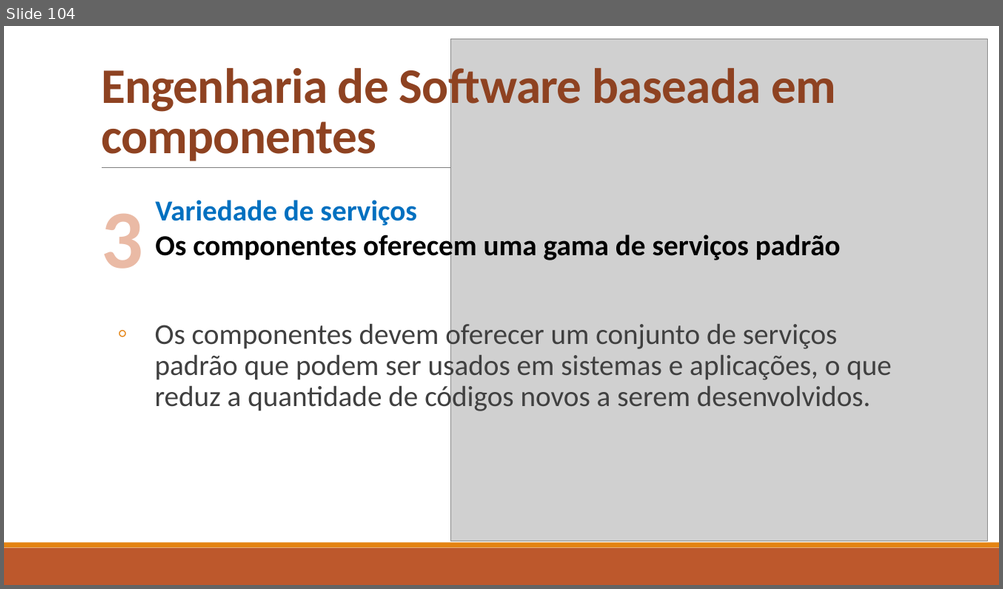
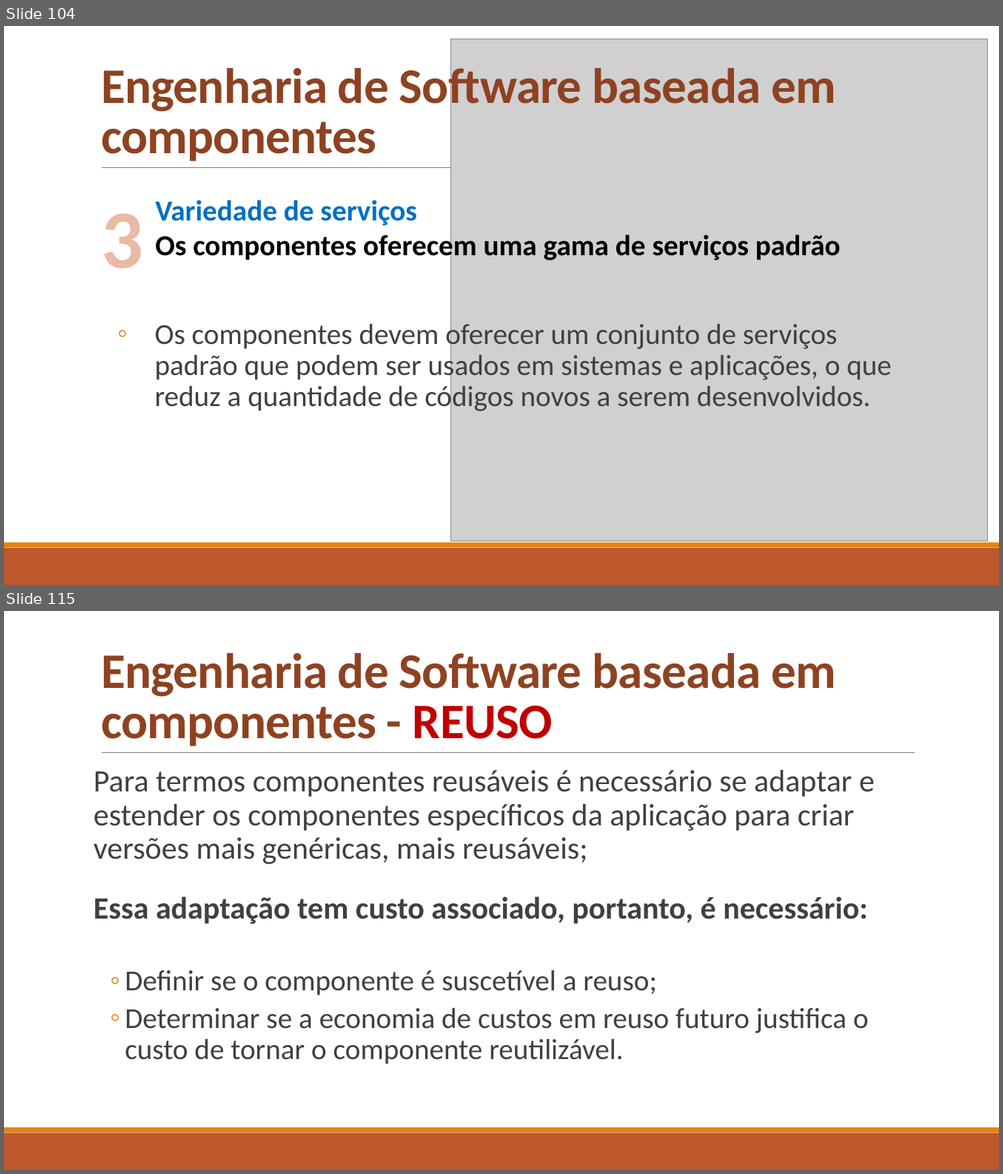
Before and after one commit to celsofurtado/reuso, a slide deck: Reuso de Software e Componentes.pptx. Shown one above the other, each under a label of ours: slide 104 before the commit, slides 104 and 115 after it; the slides between them are not shown. The pictures are 1003x589 and 1003x1174 pixels, drawn with LibreOffice and Linux fonts; fonts in the diff are those of the drawing; grey boxes stand for pictures. Boxes give left, top, right and bottom in pixels: in the first picture for what was removed or moved away, otherwise in the second. Text is boxed around its words. In the diff, an @@ line names an element or a change of style, - is before the commit and + after.

```diff
--- a/Reuso de Software e Componentes.pptx
+++ b/Reuso de Software e Componentes.pptx
@@ slide 115 added at box(4, 611, 999, 1170), background #FFFFFF; not listed: 3 template elements that a slide beside it also shows @@
@@ title added at box(101, 653, 836, 746), 48 pt, text #8E4221, bold @@
+Engenharia de Software baseada em componentes - REUSO
@@ text added at box(94, 770, 874, 1065), 30 pt, text #404040 @@
+Para termos componentes reusáveis é necessário se adaptar e estender os componentes específicos da aplicação para criar versões mais genéricas, mais reusáveis;
+Essa adaptação tem custo associado, portanto, é necessário:
+  ◦ Definir se o componente é suscetível a reuso;
+  ◦ Determinar se a economia de custos em reuso futuro justifica o custo de tornar o componente reutilizável.
```
Also in this commit, not shown: 35 other slides added.
